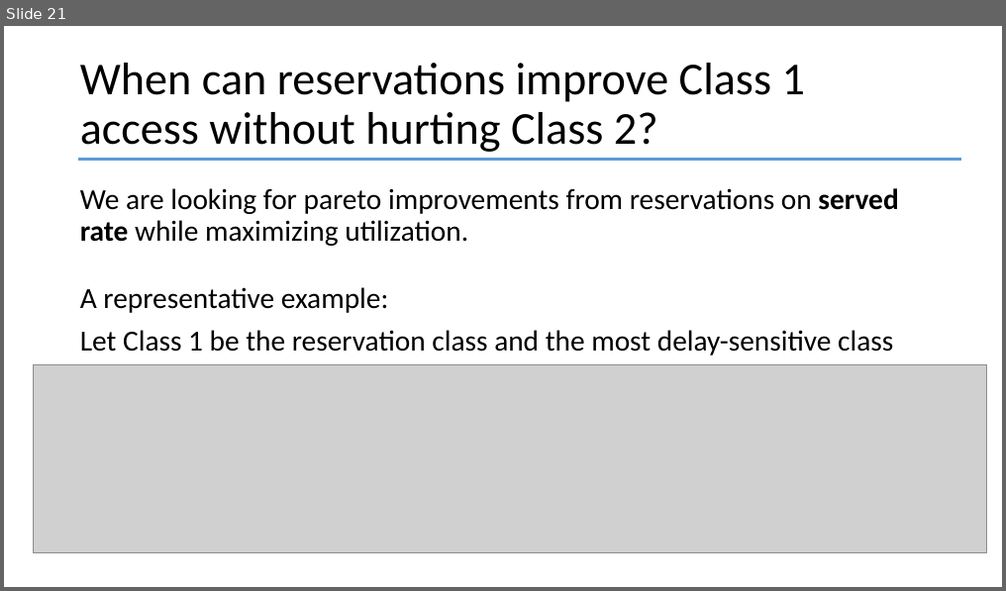
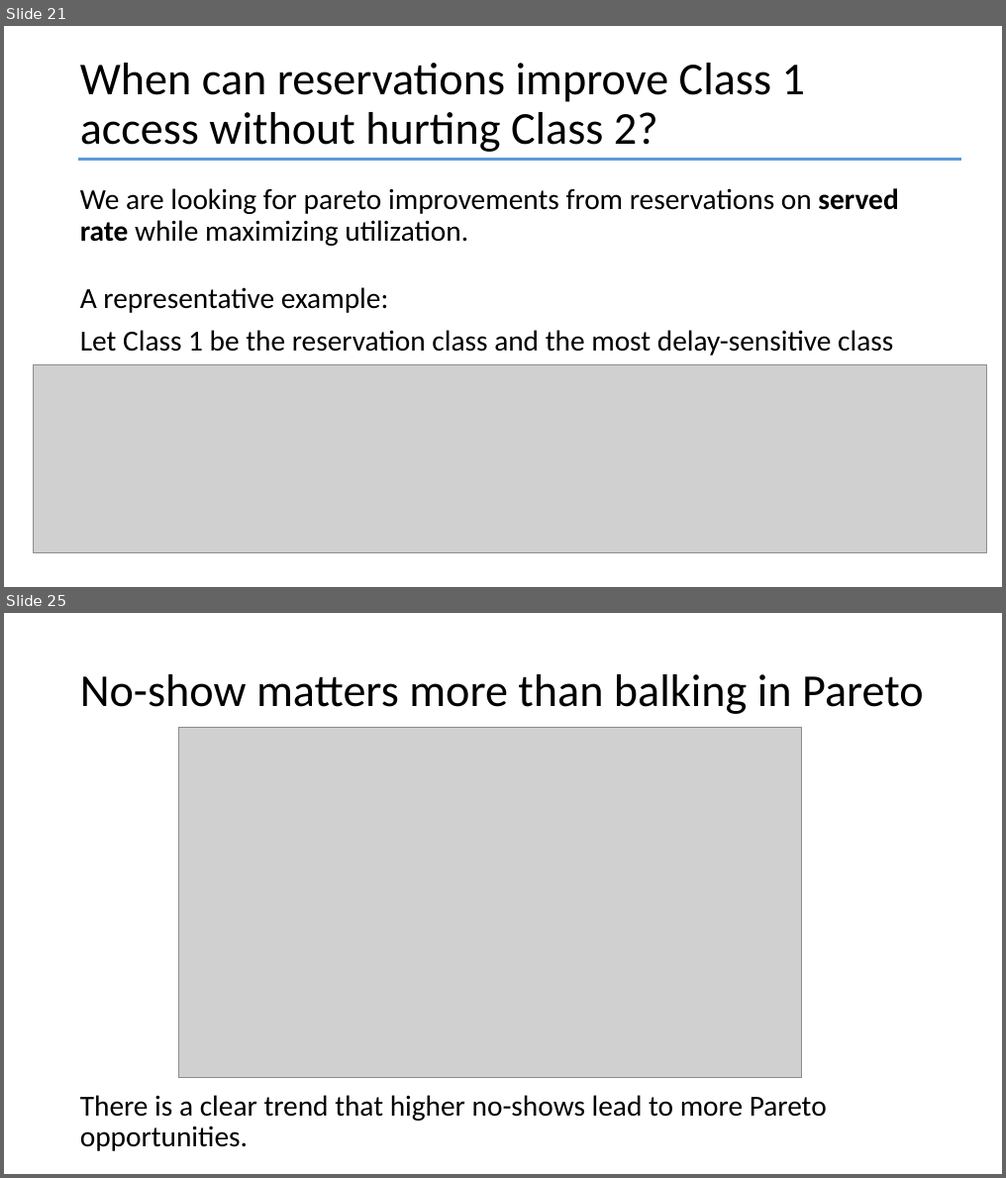
Before and after one commit to YcartXin/CUIMC-Appointment-Simulation, a slide deck: presentation/FCFS Presentation.pptx. Shown one above the other, each under a label of ours: slide 21 before the commit, slides 21 and 25 after it; the slides between them are not shown. The pictures are 1006x591 and 1006x1178 pixels, drawn with LibreOffice and Linux fonts; fonts in the diff are those of the drawing; grey boxes stand for pictures. Boxes give left, top, right and bottom in pixels: in the first picture for what was removed or moved away, otherwise in the second. Text is boxed around its words. In the diff, an @@ line names an element or a change of style, - is before the commit and + after.

```diff
--- a/presentation/FCFS Presentation.pptx
+++ b/presentation/FCFS Presentation.pptx
@@ slide 25 added at <box>4,613,1002,1174</box>, background #FFFFFF @@
@@ title added at <box>80,674,924,714</box>, 44 pt, text #000000 @@
+No-show matters more than balking in Pareto
@@ picture added at <box>179,728,801,1078</box> @@
@@ text added at <box>80,1095,827,1152</box>, 28 pt, text #000000 @@
+There is a clear trend that higher no-shows lead to more Pareto opportunities.
```
Also in this commit, not shown: 6 slides changed, 4 other slides added, 17 other files.
